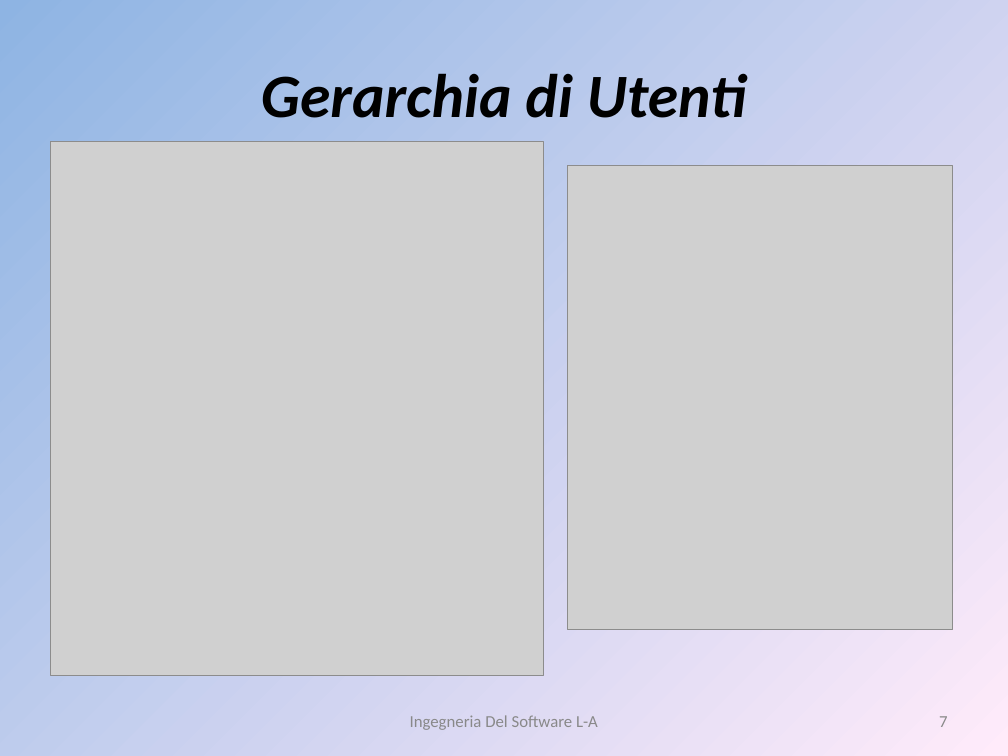
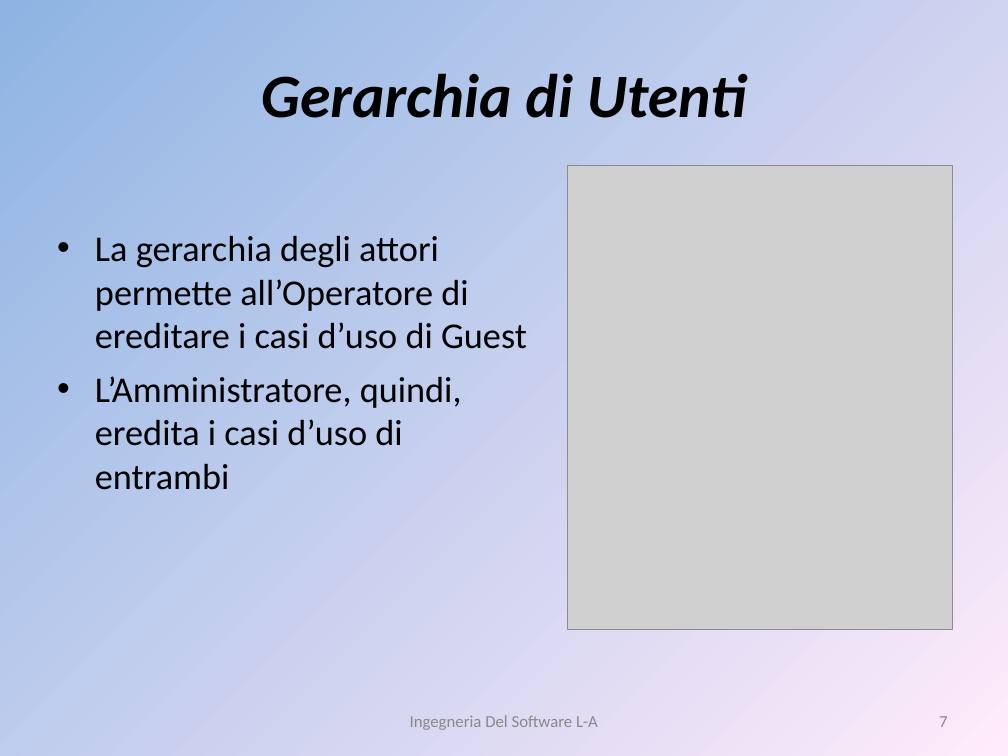
Before and after one commit to liannario/ingsoftbo, a slide deck: slide 7 of ViaggiateSicuri.ppt. Drawn at 1008x756 pixels with LibreOffice and Linux fonts; fonts in the diff are those of the drawing; grey boxes stand for pictures. Boxes give left, top, right and bottom in pixels: in the first picture for what was removed or moved away, otherwise in the second. Text is boxed around its words. In the diff, an @@ line names an element or a change of style, - is before the commit and + after.

```diff
--- a/ViaggiateSicuri.ppt
+++ b/ViaggiateSicuri.ppt
@@ picture removed at <box>50,142,543,675</box> @@
@@ text added at <box>95,235,527,490</box>, 25.9 pt, text #000000 @@
+• La gerarchia degli attori permette all’Operatore di ereditare i casi d’uso di Guest
+• L’Amministratore, quindi, eredita i casi d’uso di entrambi
```
Also in this commit, not shown: 3 other slides changed.
